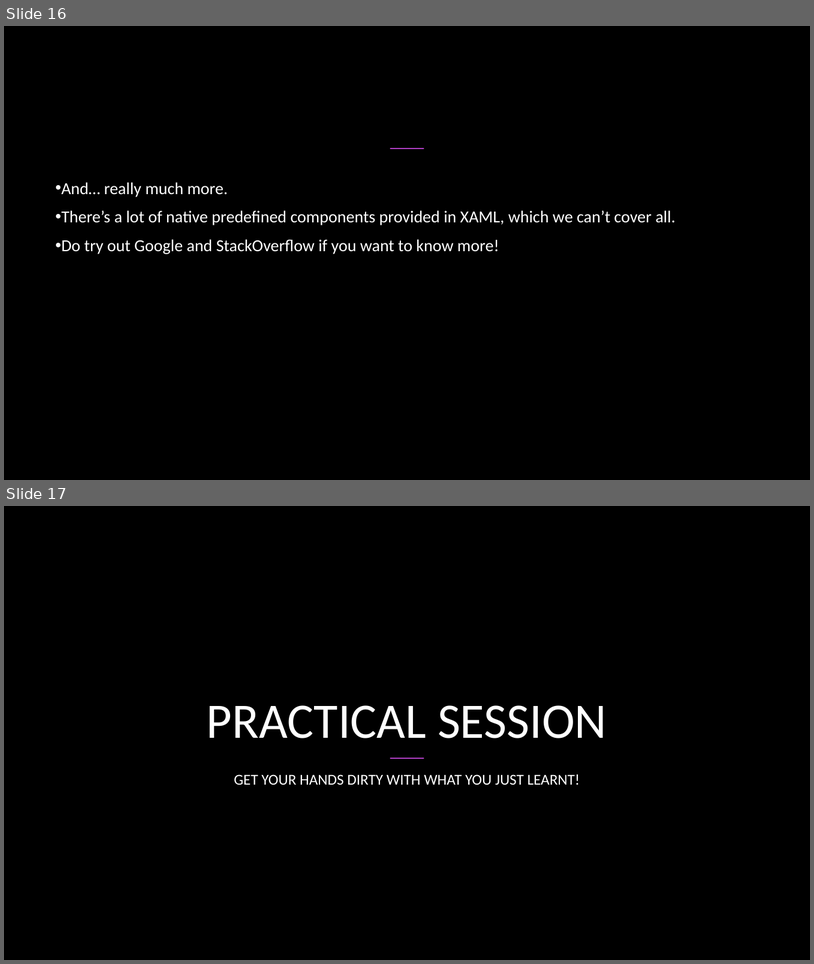
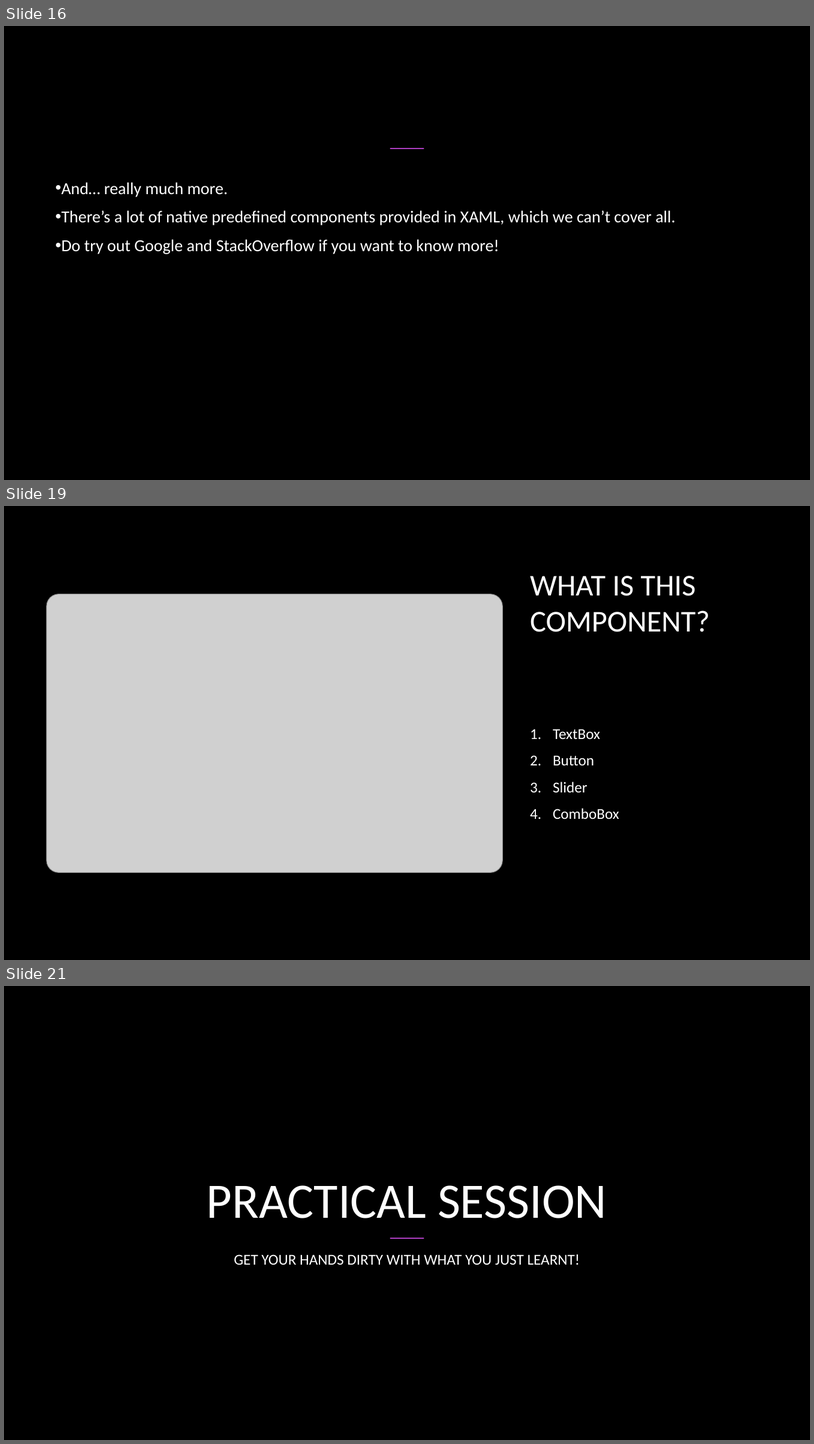
Before and after one commit to NottsCSS/DotNetWorkshop, a slide deck: Week3/Week 3.pptx. Shown one above the other, each under a label of ours: slides 16 and 17 before the commit, slides 16, 19 and 21 after it; the slides between them are not shown. The pictures are 814x964 and 814x1444 pixels, drawn with LibreOffice and Linux fonts; fonts in the diff are those of the drawing; grey boxes stand for pictures; background and template pictures are left out. Boxes give left, top, right and bottom in pixels: in the first picture for what was removed or moved away, otherwise in the second. Text is boxed around its words. In the diff, an @@ line names an element or a change of style, - is before the commit and + after.

```diff
--- a/Week3/Week 3.pptx
+++ b/Week3/Week 3.pptx
@@ slide 19 added at (4,506,810,960), background picture (left out) @@
@@ title added at (530,576,710,632), 36 pt, text #FFFFFF @@
+WHAT IS THIS COMPONENT?
@@ picture added at (47,594,503,872) @@
@@ text added at (553,729,620,819), 18 pt, text #FFFFFF @@
+1. TextBox
+2. Button
+3. Slider
+4. ComboBox
@@ what was slide 17 is now slide 21 @@
```
Also in this commit, not shown: 3 other slides added.
